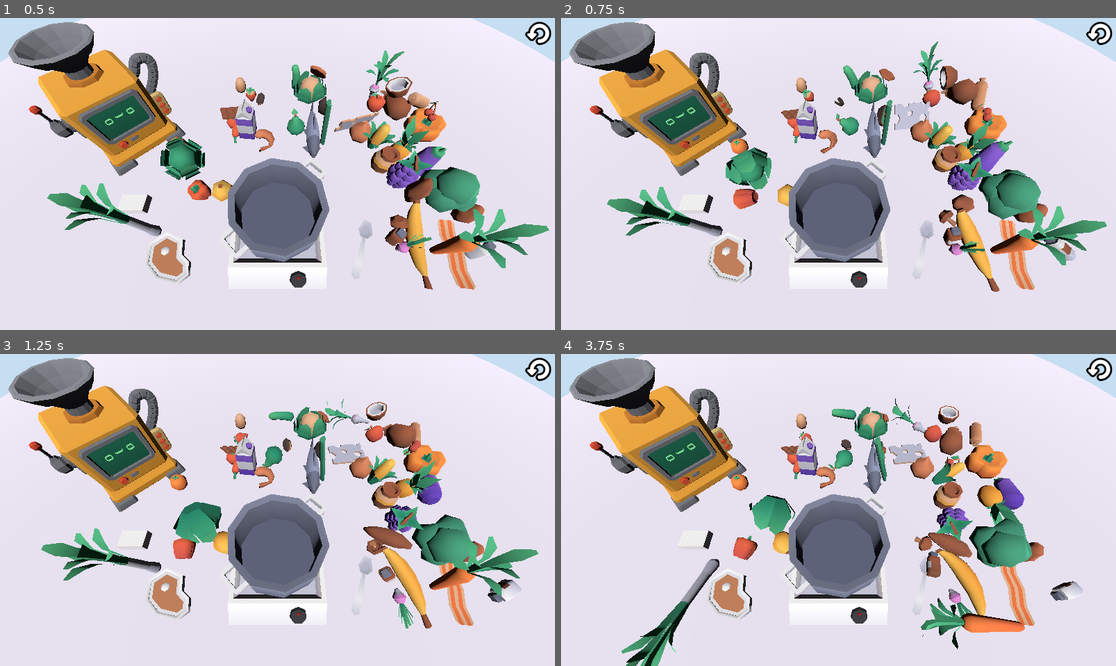
Above: before the commit, frames 1-4 (two rows, left to right).
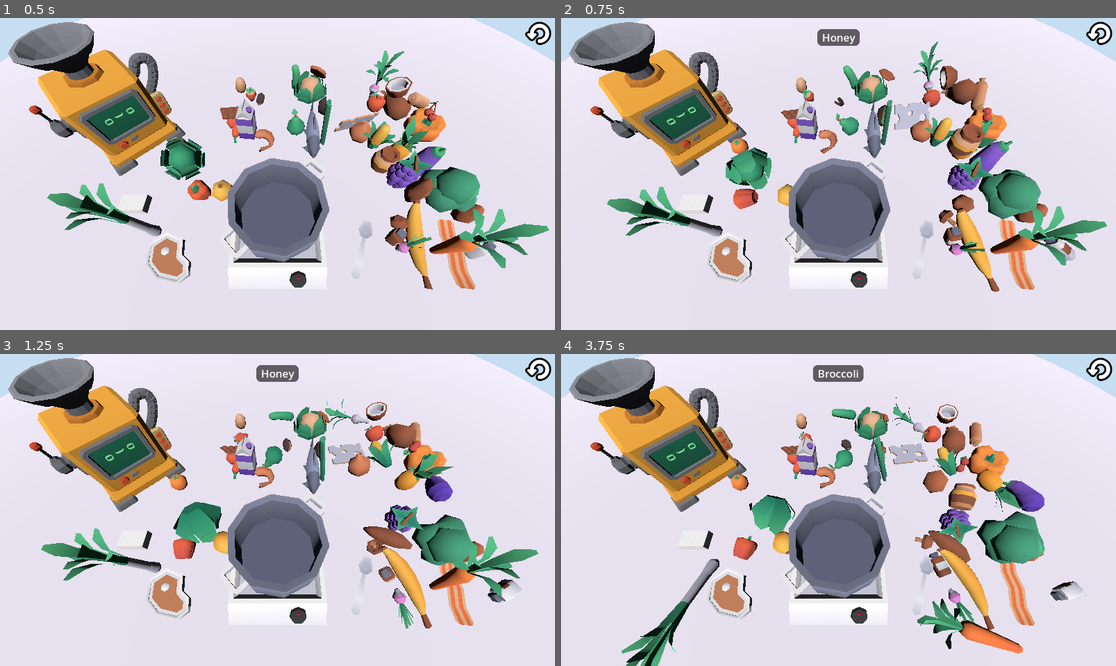
Above: after the commit, the same moments.

Repository: DrHaid/llm-taste-tester
Game: Godot game, scene res://main.tscn
Same seed, same stepped clock (60 frames per second), same inputs: the game is played once before the commit and once after it.
Inputs (mouse positions are in pixels of both pictures, inside the frame that each line leads up to):
- Up to frame 1 (0.5 s): no input
- Up to frame 2 (0.75 s): move the mouse to (960, 158) at 0.52 s; click (960, 158) at 0.67 s
- Up to frame 3 (1.25 s): no input
- Up to frame 4 (3.75 s): drag from (727, 525) to (810, 572) at 1.27 s; move the mouse to (894, 441) at 2.02 s; click (894, 441) at 2.17 s; drag from (810, 572) to (672, 463) at 2.77 s; move the mouse to (1005, 556) at 3.52 s; click (1005, 556) at 3.67 s

Frame 1 is identical in both runs. In frame 2, 2.0% of the frame differs, in the area x 1-82%, y 1-50%; in frame 3, 2.7%; in frame 4, 7.3%, in the area x 1-88%, y 1-96%.
Error before the commit: Parse Error: Cannot find member "SURFACE_LAYER_MASK" in base "Globals". (res://mouse_input_handler.gd:82)

Commit message:
Testing shape cast to calculate food elevation

Diff:
--- a/globals.gd
+++ b/globals.gd
@@ -4,6 +4,7 @@
 const Y_LEVEL_KILLZONE: float = -50
 const VIEWPORT_RAY_LENGTH: float = 1000
 const WORLD_RAY_LENGTH: float = 1000
+
+const SURFACE_LAYER_MASK = 1 << 2
+const FOOD_DRAG_BOUNDARY_LAYER_MASK = 1 << 5
 const ELEVATION_SPHERE_CAST_HEIGHT = 10
-const BOUNDARY_MASK = 0b00000000_00000000_00000000_00010000
-const SURFACE_MASK = 0b00000000_00000000_00000000_00000010
